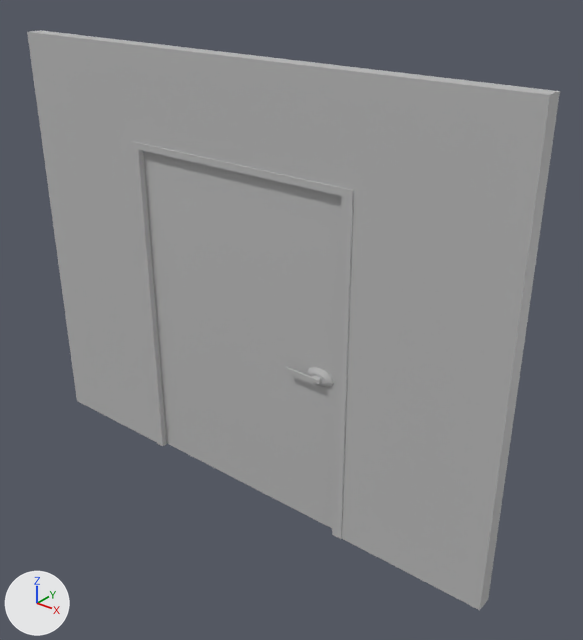
Two versions of the FBX model Assets/FBXs/WallWithDoor.fbx, one commit apart.
One viewpoint serves both versions: a 50 mm camera at (3.72, -4.06, 4.17) aimed at (0.34, 0.17, 1.55). Every picture has the same lights, and +X, +Y and +Z are marked at lower left. Where no turn or scale is listed for an object, it has been applied to the vertices.

Objects in the first picture: 'Door', 'WallWithDoor'.
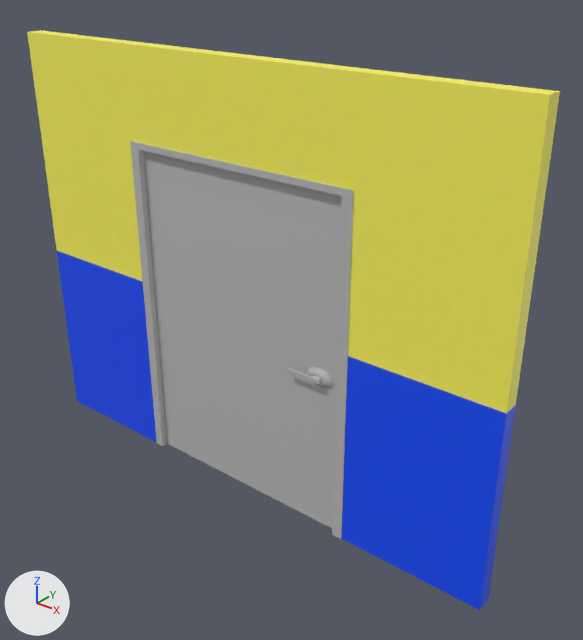
The change in detail:
Picture 'WallTexture.jpg' (img_walltexture_jpg) is new.
In material 'WallMat' (mat_wallmat), base_color is no longer (0.5, 0.5, 0.5), grey #bcbcbc.
In material 'WallMat' (mat_wallmat), texture is now set to img_walltexture_jpg.

Changed parts and their boxes (x1, y1, x2, y2) in the pictures (583 x 640 px):
'WallWithDoor', surface changed
    both: (27, 30, 560, 610)
